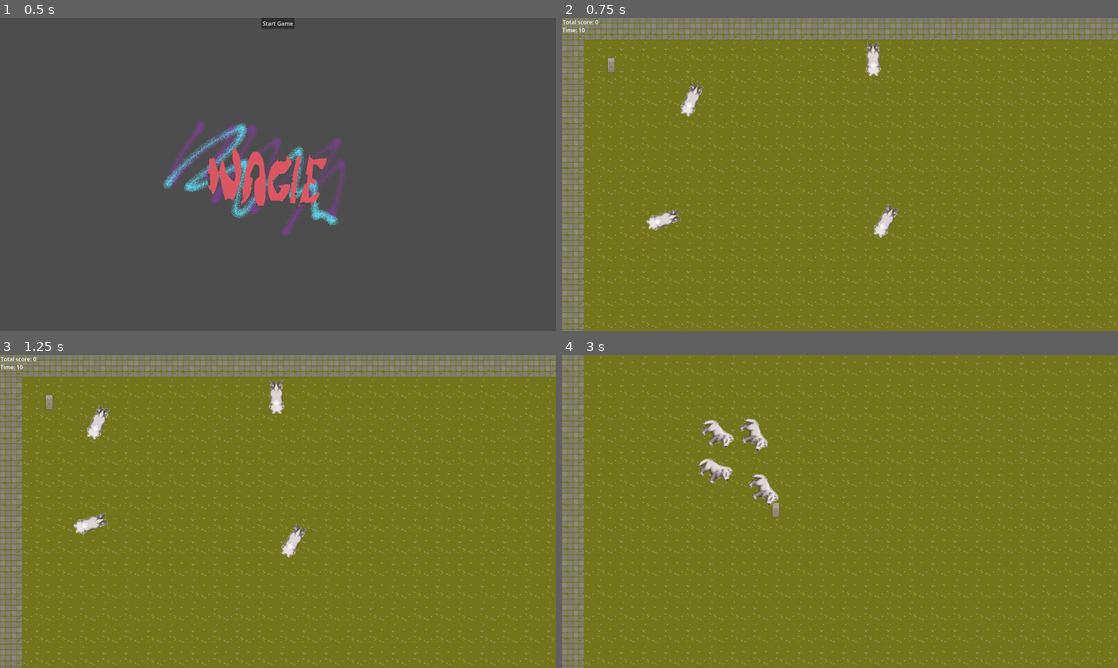
Above: before the commit, frames 1-4 (two rows, left to right).
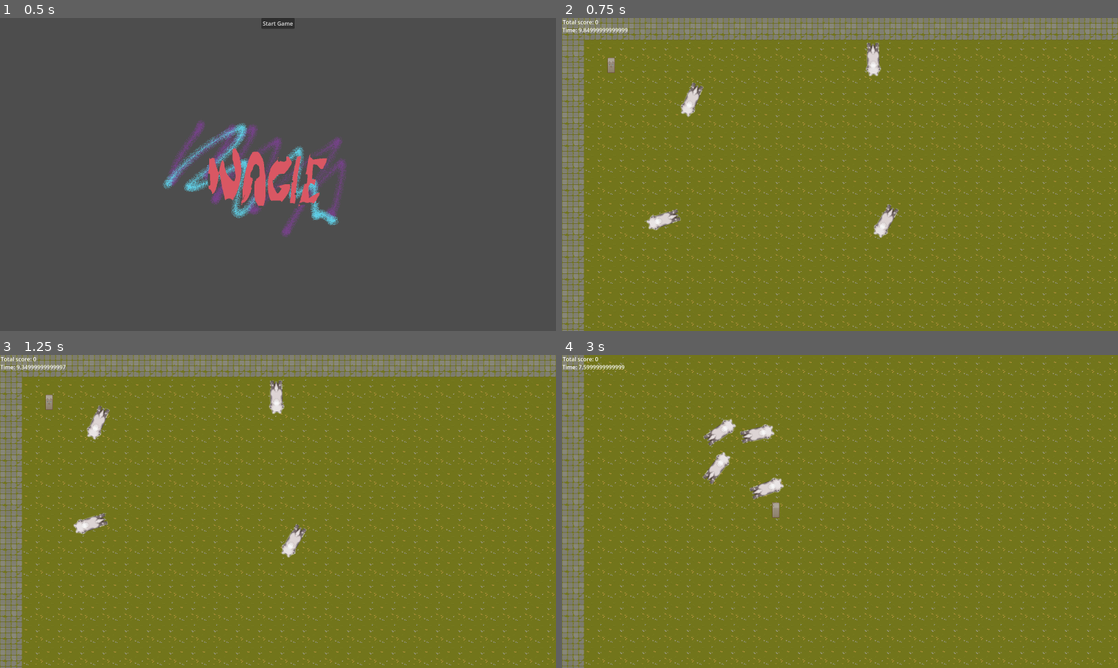
Above: after the commit, the same moments.

Repository: Huve/minor_inconvenience
Game: Godot game, scene res://StartMenu.tscn
Two runs of this game, one before a commit and one after it. Both use one fixed random seed, a clock stepped at 60 frames per second and the inputs below.
Inputs:
- Up to frame 1 (0.5 s): no input
- Up to frame 2 (0.75 s): click "Start Game" at 0.5 s
- Up to frame 3 (1.25 s): no input
- Up to frame 4 (3 s): hold Right (ui_right) 1.28-2.03 s; hold Down (ui_down) 2.03-2.78 s; hold Right (ui_right) from 2.78 s (still down)

Frame 1 is identical in both runs. In frame 2, less than 0.1% of the frame differs, in the area x 3-12%, y 3-5%; in frame 3, less than 0.1%; in frame 4, 1.6%, in the area x 0-40%, y 0-48%.

Commit message:
Update level timer UI so it is anchored to the camera

Diff:
--- a/Game.tscn
+++ b/Game.tscn
@@ -196,12 +196,14 @@
 
 [node name="LevelTimer" type="Timer" parent="GameControlNode"]
 
-[node name="CurrentScoreLabel" type="Label" parent="GameControlNode"]
+[node name="UICanvasLayer" type="CanvasLayer" parent="GameControlNode"]
+
+[node name="CurrentScoreLabel" type="Label" parent="GameControlNode/UICanvasLayer"]
 offset_left = 2.0
 offset_right = 40.0
 offset_bottom = 23.0
 
-[node name="LevelTimeLabel" type="Label" parent="GameControlNode"]
+[node name="LevelTimeLabel" type="Label" parent="GameControlNode/UICanvasLayer"]
 offset_left = 1.0
 offset_top = 23.0
 offset_right = 41.0
@@ -209,3 +211,5 @@
 
 [node name="GameInfoNode" type="Node" parent="."]
 script = ExtResource("7_y38ur")
+
+[connection signal="timeout" from="GameControlNode/LevelTimer" to="GameControlNode" method="_on_level_timer_timeout"]
--- a/GameControlNode.gd
+++ b/GameControlNode.gd
@@ -1,6 +1,8 @@
 extends Control
 
 @onready var GameInfo = $"../GameInfoNode"
+var time = 0
+var seconds: int = 0
 
 func countdown_timer(score: float, time: float) -> int:
 	# Update the game time.
@@ -14,8 +16,8 @@
 	# Create a Label node and add it to the scene tree.
 		# Set the text of the Label node to the current game score.
 	var level_timer = $LevelTimer
-	var TimeLabel = $LevelTimeLabel
-	var CurrentScoreLabel = $CurrentScoreLabel
+	var TimeLabel = $UICanvasLayer/LevelTimeLabel
+	var CurrentScoreLabel = $UICanvasLayer/CurrentScoreLabel
 
 	level_timer.wait_time = GameInfo.global_level_time
 	level_timer.start()
@@ -29,4 +31,10 @@
 
 # Called every frame. 'delta' is the elapsed time since the previous frame.
 func _process(_delta):
+	var level_timer = $LevelTimer
+	var TimeLabel = $UICanvasLayer/LevelTimeLabel
+	var level_time_text = "Time: " + str(fmod(level_timer.time_left, 60))
+	TimeLabel.set_text(level_time_text)
+
+func _on_level_timer_timeout():
 	pass
--- a/wolfEnemy.gd
+++ b/wolfEnemy.gd
@@ -8,16 +8,17 @@
 @onready var player = get_parent().get_node("PlayerCharacterBody2D")
 
 func _process(_delta):
-	if Input.is_action_pressed("ui_right"):
-		_animation_enemy.play("walkRight")
-	elif Input.is_action_pressed("ui_left"):
-		_animation_enemy.play("walkLeft")
-	elif Input.is_action_pressed("ui_up"):
-		_animation_enemy.play("walkUp")
-	elif Input.is_action_pressed("ui_down"):
-		_animation_enemy.play("walkDown")
-	else:
-		_animation_enemy.stop()
+	pass
+	#if Input.is_action_pressed("ui_right"):
+#		_animation_enemy.play("walkRight")
+#	elif Input.is_action_pressed("ui_left"):
+#		_animation_enemy.play("walkLeft")
+#	elif Input.is_action_pressed("ui_up"):
+#		_animation_enemy.play("walkUp")
+#	elif Input.is_action_pressed("ui_down"):
+#		_animation_enemy.play("walkDown")
+#	else:
+	#	_animation_enemy.stop()
 
 func _physics_process(_delta):
 	player_position = player.position
